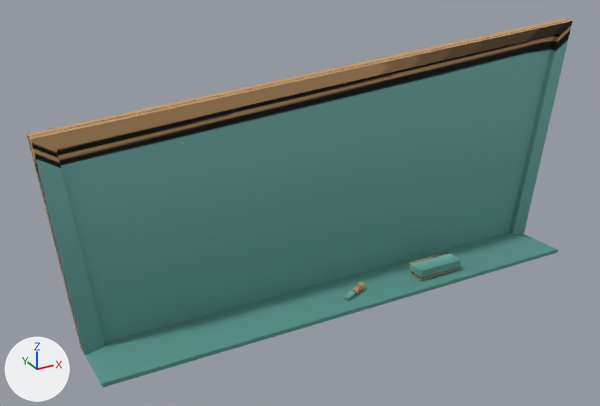
Renders of the OBJ model InherentGames/assets/raw/chalkboard.obj from each side of a commit.
Rendered twice from a 50 mm camera at (-8.68, -13.5, 8.9) aimed at (-1.29, -0.06, 2.19). Every picture has the same lights, and +X, +Y and +Z are marked at lower left. Where no turn or scale is listed for an object, it has been applied to the vertices.

Names of what the first picture shows: 'chalkboard'.
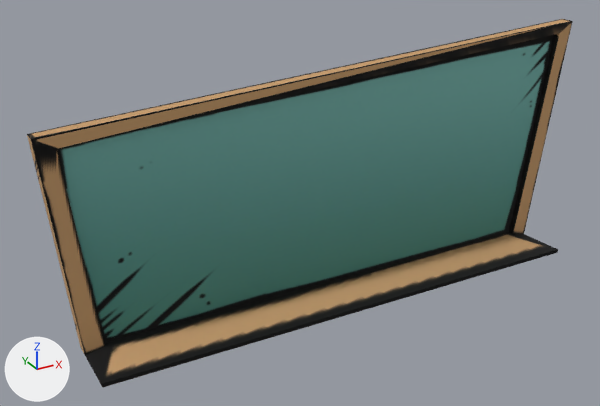
Location of each change, (x1, y1, x2, y2) in pixels of the pictures (600 x 406 px):
part 1 of me_chalkboard, deleted
    before: (344, 282, 365, 301)
part 2 of me_chalkboard, deleted (cyan)
    before: (409, 252, 460, 280)
part 3 of me_chalkboard, surface changed
    both: (27, 19, 572, 387)

The edits, one by one:
me_chalkboard is used by ob_chalkboard; location (0.0, 0.0, 0.0).
me_chalkboard had 70 vertices, 76 faces and spanned x -6.31..5.73, y -1.14..0.3, z 0.0..5.14.
me_chalkboard now has 20 vertices, 18 faces and spans x -6.31..5.73, y -1.14..0.3, z 0.0..5.14.
me_chalkboard part 1: the loose piece of 26 vertices spanning x -0.62..0.01, y -0.82..-0.43, z 0.09..0.26 is deleted.
me_chalkboard part 2: the loose piece of 24 vertices spanning x 1.25..2.31, y -0.87..-0.43, z 0.1..0.35 is deleted.
me_chalkboard part 3: 18 kept faces spanning x -6.31..5.73, y -1.14..0.3, z 0.0..5.14 get new texture (UV) coordinates.
